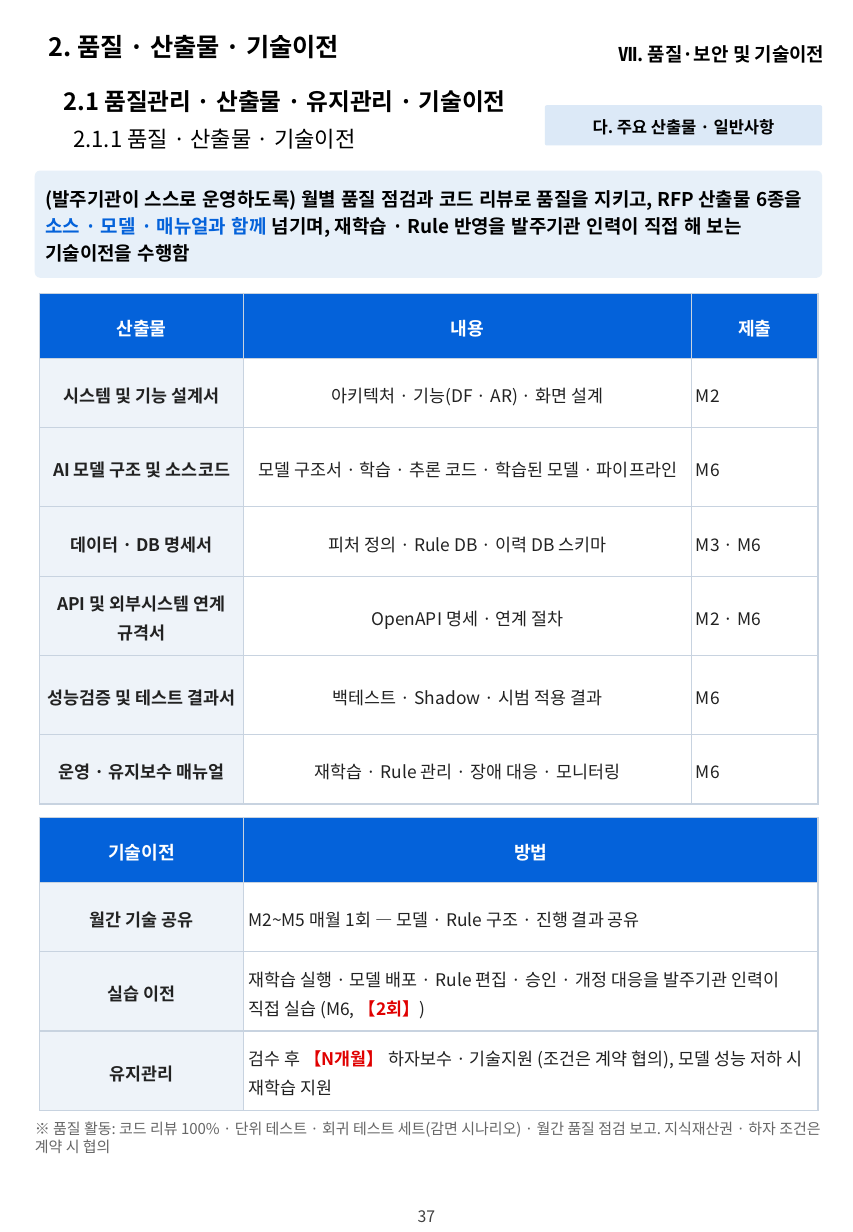
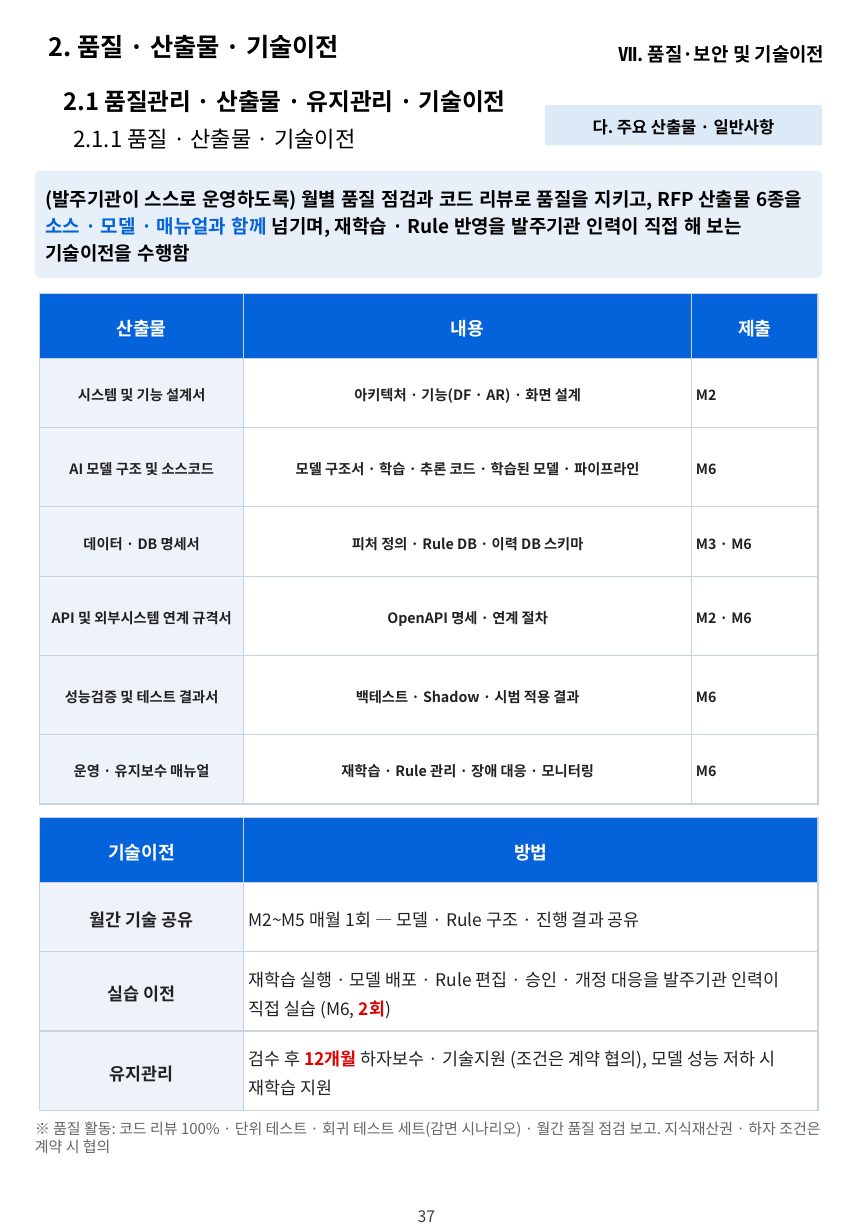
Before and after one commit to hwangsteeve-tech/hbjw, a slide deck: slide 37 of proposals/2026-11_dsit-parking-ai/dsit_proposal.pptx. Drawn at 853x1232 pixels with LibreOffice and Linux fonts; fonts in the diff are those of the drawing; background and template pictures are left out. Boxes give left, top, right and bottom in pixels: in the first picture for what was removed or moved away, otherwise in the second. Text is boxed around its words. In the diff, an @@ line names an element or a change of style, - is before the commit and + after.

```diff
--- a/proposals/2026-11_dsit-parking-ai/dsit_proposal.pptx
+++ b/proposals/2026-11_dsit-parking-ai/dsit_proposal.pptx
@@ table at box(40, 293, 819, 804) @@
@@ size 11 to 9 pt @@
@@ bold on in "아키텍처 · 기능(DF · AR) · 화면 ...", "M2", "모델 구조서 · 학습 · 추론 코드 ...", "M6" and 8 more places @@
@@ table at box(40, 818, 819, 1110) @@
-row 3, column 2: 재학습 실행 · 모델 배포 · Rule 편집 · 승인 · 개정 대응을 발주기관 인력이 직접 실습 (M6, 【2회】)
+row 3, column 2: 재학습 실행 · 모델 배포 · Rule 편집 · 승인 · 개정 대응을 발주기관 인력이 직접 실습 (M6, 2회)
-row 4, column 2: 검수 후 【N개월】 하자보수 · 기술지원 (조건은 계약 협의), 모델 성능 저하 시 재학습 지원
+row 4, column 2: 검수 후 12개월 하자보수 · 기술지원 (조건은 계약 협의), 모델 성능 저하 시 재학습 지원
```
Also in this commit, not shown: 28 other slides changed, 3 other files.
